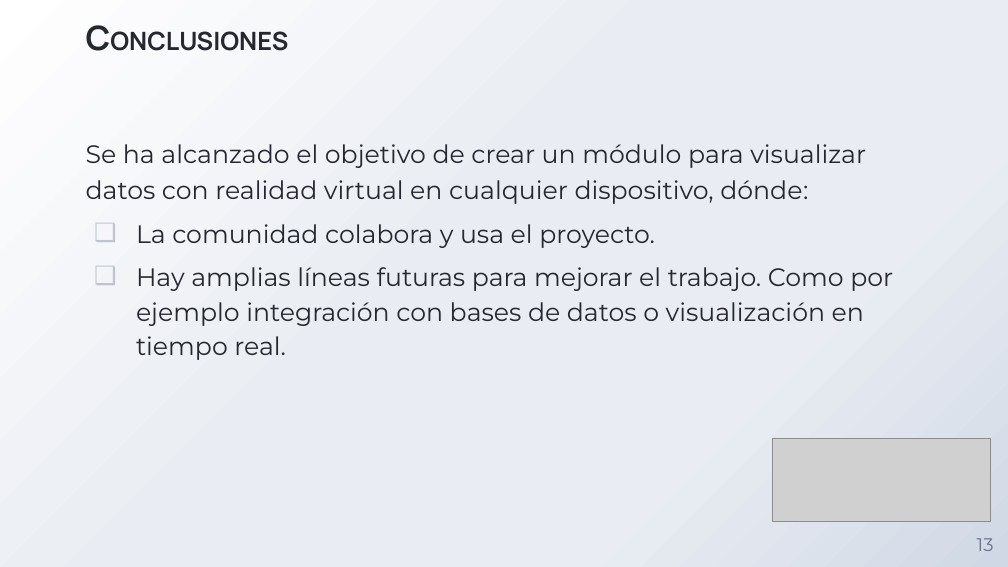
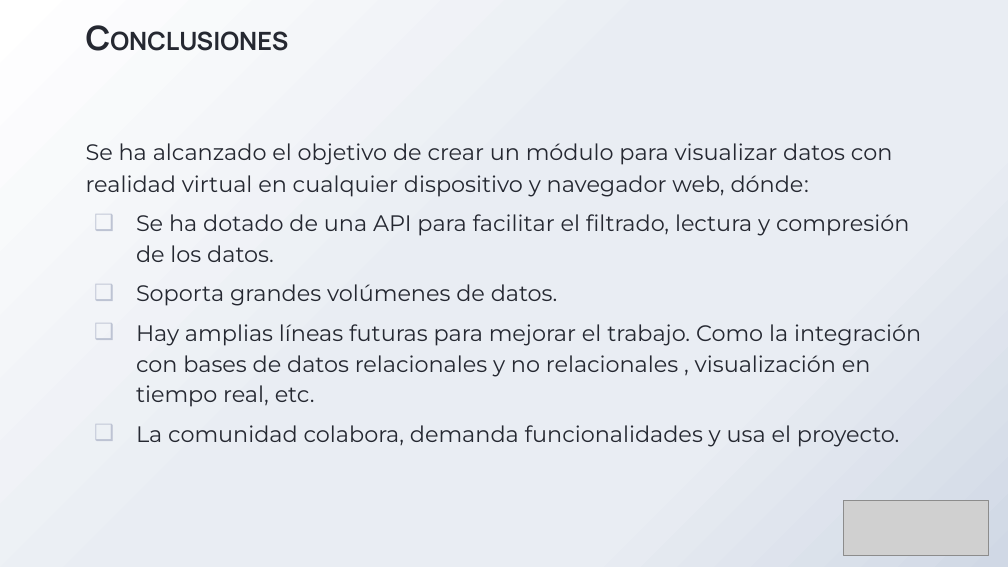
Before and after one commit to adrixp/MemoriaTFG-AdrianPizarroSerrano, a slide deck: slide 15 of PresentaciónTFG_Adrián_Pizarro_Serrano.pptx (slide 13 before the commit). Drawn at 1008x567 pixels with LibreOffice and Linux fonts; fonts in the diff are those of the drawing; grey boxes stand for pictures; background and template pictures are left out. Boxes give left, top, right and bottom in pixels: in the first picture for what was removed or moved away, otherwise in the second. Text is boxed around its words. In the diff, an @@ line names an element or a change of style, - is before the commit and + after.

```diff
--- a/PresentaciónTFG_Adrián_Pizarro_Serrano.pptx
+++ b/PresentaciónTFG_Adrián_Pizarro_Serrano.pptx
@@ text at box(86, 143, 921, 447): text changed; size 18 to 16 pt @@
-Se ha alcanzado el objetivo de crear un módulo para visualizar datos con realidad virtual en cualquier dispositivo, dónde:
-❑ La comunidad colabora y usa el proyecto.
-❑ Hay amplias líneas futuras para mejorar el trabajo. Como por ejemplo integración con bases de datos o visualización en tiempo real.
+Se ha alcanzado el objetivo de crear un módulo para visualizar datos con realidad virtual en cualquier dispositivo y navegador web, dónde:
+❑ Se ha dotado de una API para facilitar el filtrado, lectura y compresión de los datos.
+❑ Soporta grandes volúmenes de datos.
+❑ Hay amplias líneas futuras para mejorar el trabajo. Como la integración con bases de datos relacionales y no relacionales , visualización en tiempo real, etc.
+❑ La comunidad colabora, demanda funcionalidades y usa el proyecto.
@@ picture: place and size @@
-picture at box(773, 438, 991, 521)
+picture at box(843, 500, 989, 555)
@@ page number removed at box(977, 538, 994, 551) @@
-13
```
Also in this commit, not shown: 13 other slides changed, 3 slides added, 1 slide removed, 1 other file.
